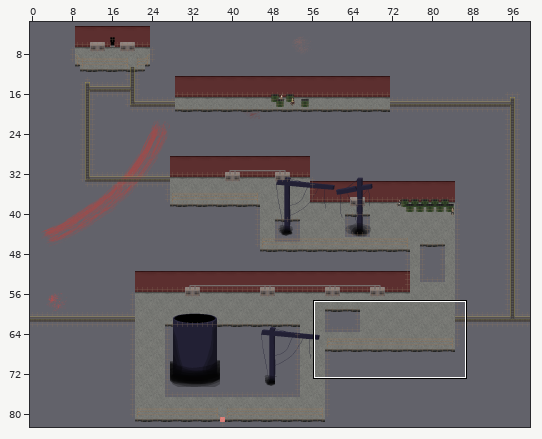
One commit to this Tiled map: res/maps/balcony4.tmx. Above, an overview of the earlier version with the close-up marked.
Close-up. Before the commit:
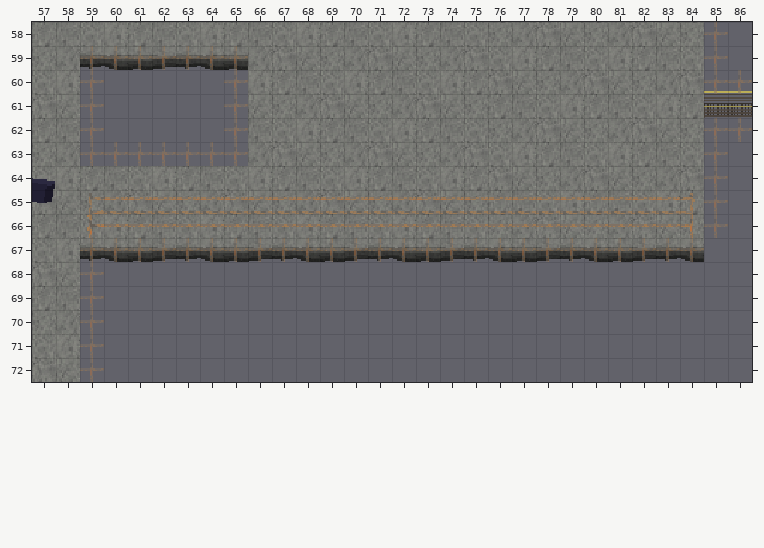
Cells are 16x16 px. Shown: x 57..86, y 58..72. The commit also changed other parts of the map, which this record leaves out.
After the commit:
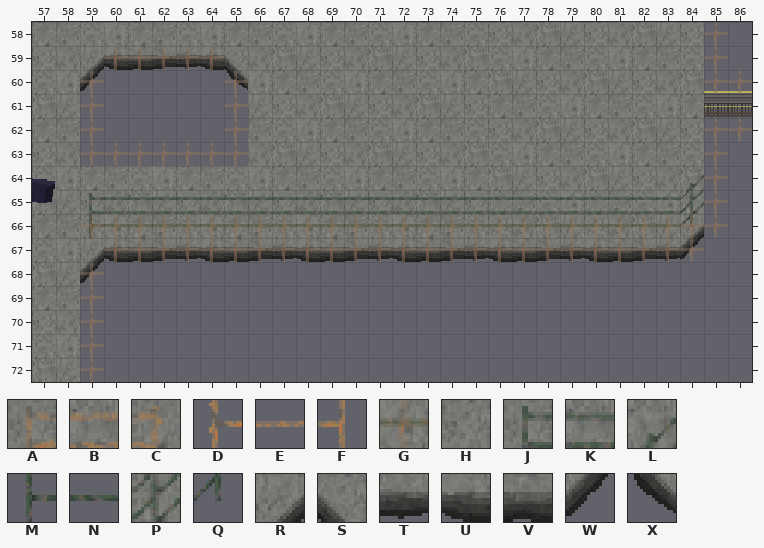
Key: from "industrial": A 16, B 17, C 18, D 24, E 25, F 26, G 27; from "industrial_resprite": H 82, J 132, K 133, L 136, M 148, N 149, P 152, Q 168, R 180, S 181, T 192, U 193, V 194, W 196, X 197.
_ is an empty cell.
See-through tiles are keyed as they look on the map.
Change:
{"where": "layer \"floor\""}
{"y":59,"x":59,"old":"T","new":"R"}
{"y":59,"x":65,"old":"V","new":"S"}
{"y":60,"x":59,"old":"_","new":"W"}
{"y":60,"x":65,"old":"_","new":"X"}
{"y":66,"x":84,"old":"H","new":"R"}
{"y":67,"x":59,"old":"T","new":"R"}
{"y":67,"x":84,"old":"U","new":"W"}
{"y":68,"x":59,"old":"_","new":"W"}
{"where": "layer \"props\""}
{"y":66,"x":59,"old":"DEEEEEEEEEEEEEEEEEEEEEEEEF","new":"MNNNNNNNNNNNNNNNNNNNNNNNNQ"}
{"where": "layer \"above\""}
{"y":64,"x":84,"old":"_","new":"L"}
{"y":65,"x":59,"old":"ABBBBBBBBBBBBBBBBBBBBBBBBC","new":"JKKKKKKKKKKKKKKKKKKKKKKKKP"}
{"where": "layer \"collision\""}
{"y":59,"x":59,"old":"G","new":"_"}
{"y":59,"x":65,"old":"G","new":"_"}
{"y":66,"x":59,"old":"__________________________","new":"GGGGGGGGGGGGGGGGGGGGGGGGGG"}
{"y":67,"x":59,"old":"G","new":"_"}
